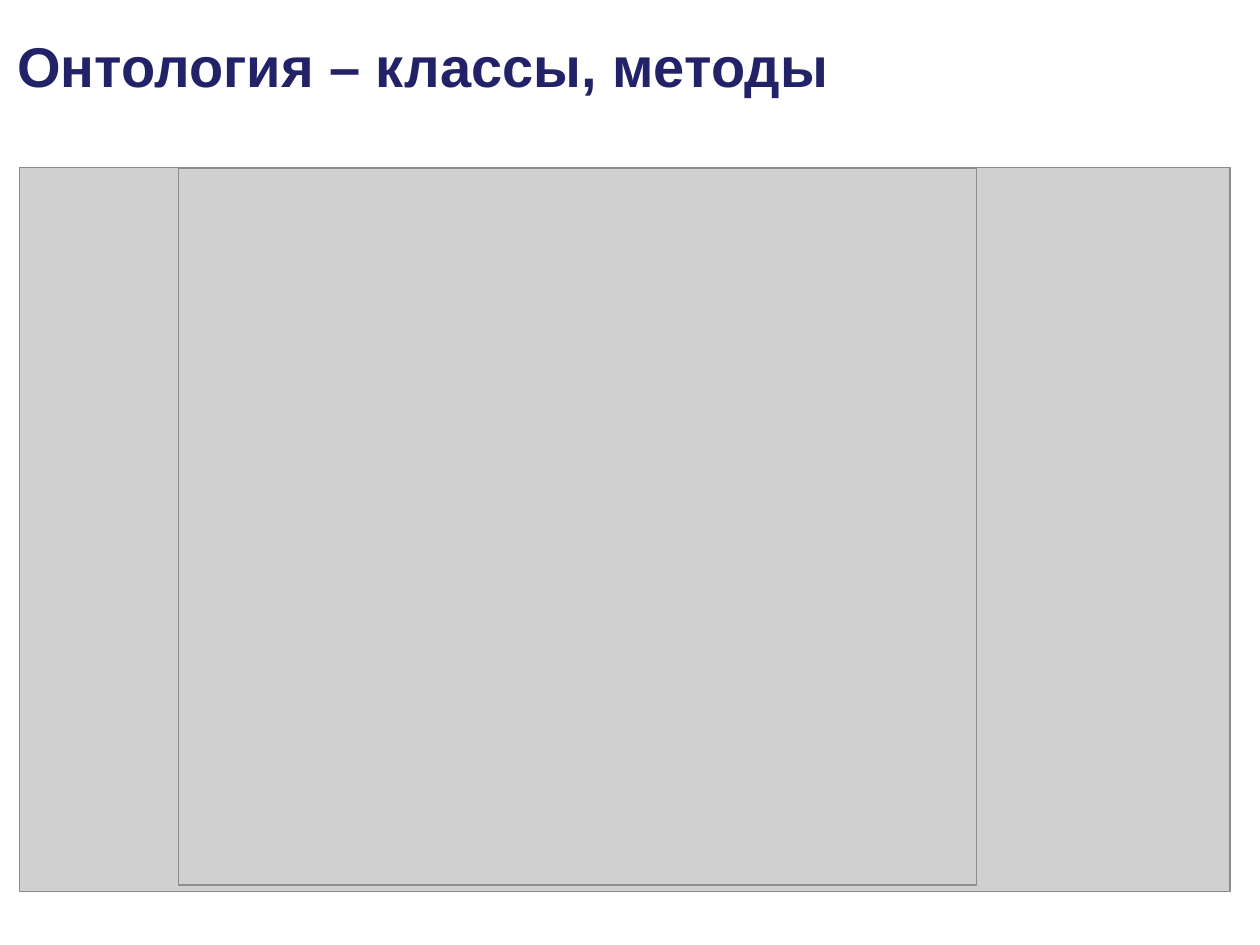
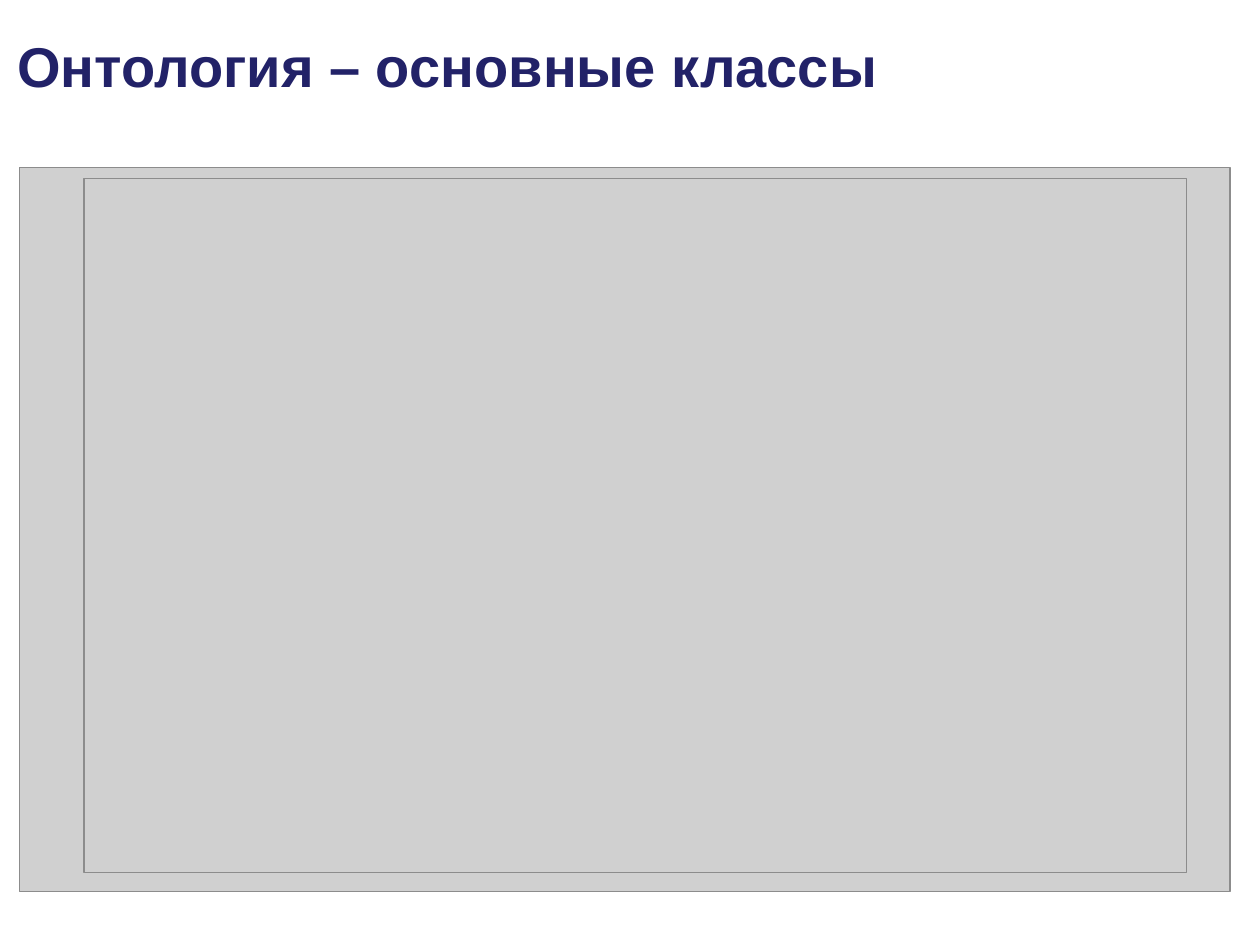
Before and after one commit to podtelkin/NII-NKT, a slide deck: slide 11 of master/master.ppt (slide 5 before the commit). Drawn at 1260x945 pixels with LibreOffice and Linux fonts; fonts in the diff are those of the drawing; grey boxes stand for pictures; background and template pictures are left out. Boxes give left, top, right and bottom in pixels: in the first picture for what was removed or moved away, otherwise in the second. Text is boxed around its words. In the diff, an @@ line names an element or a change of style, - is before the commit and + after.

```diff
--- a/master/master.ppt
+++ b/master/master.ppt
@@ title at (x1=17, y1=48, x2=877, y2=88): text changed @@
-Онтология – классы, методы
+Онтология – основные классы
@@ picture resized from (x1=179, y1=169, x2=976, y2=886) to (x1=84, y1=179, x2=1187, y2=873) @@
```
Also in this commit, not shown: 6 other slides changed, 9 slides added, 1 other file.
